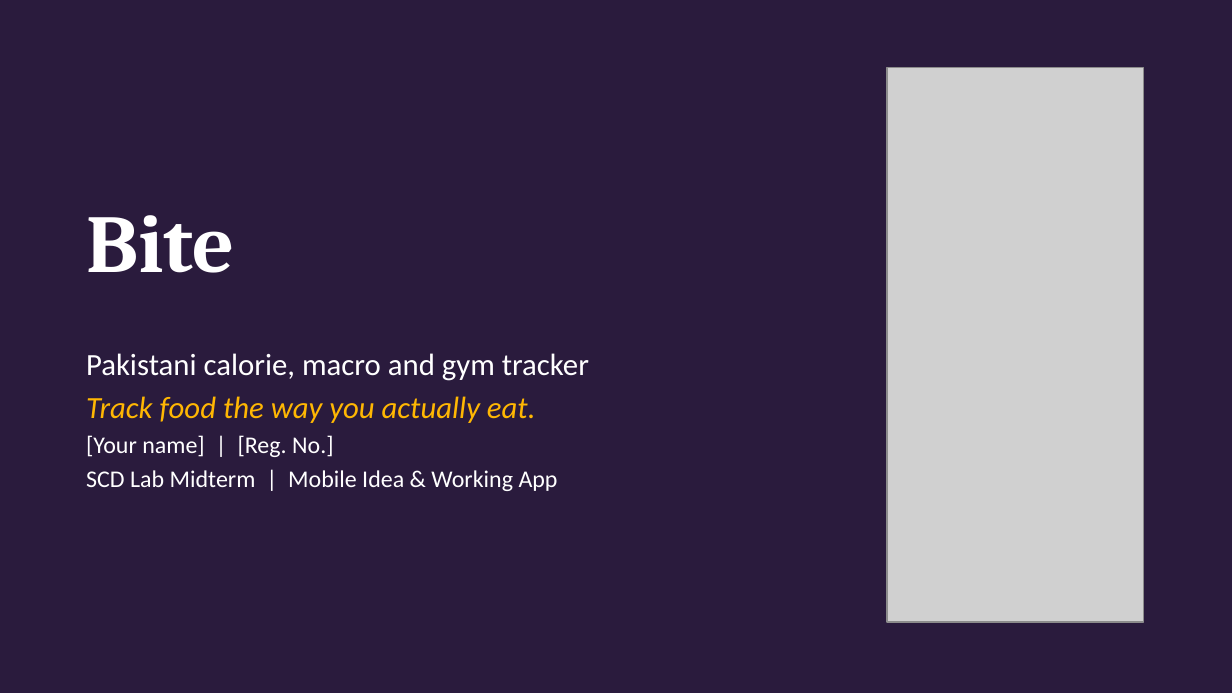
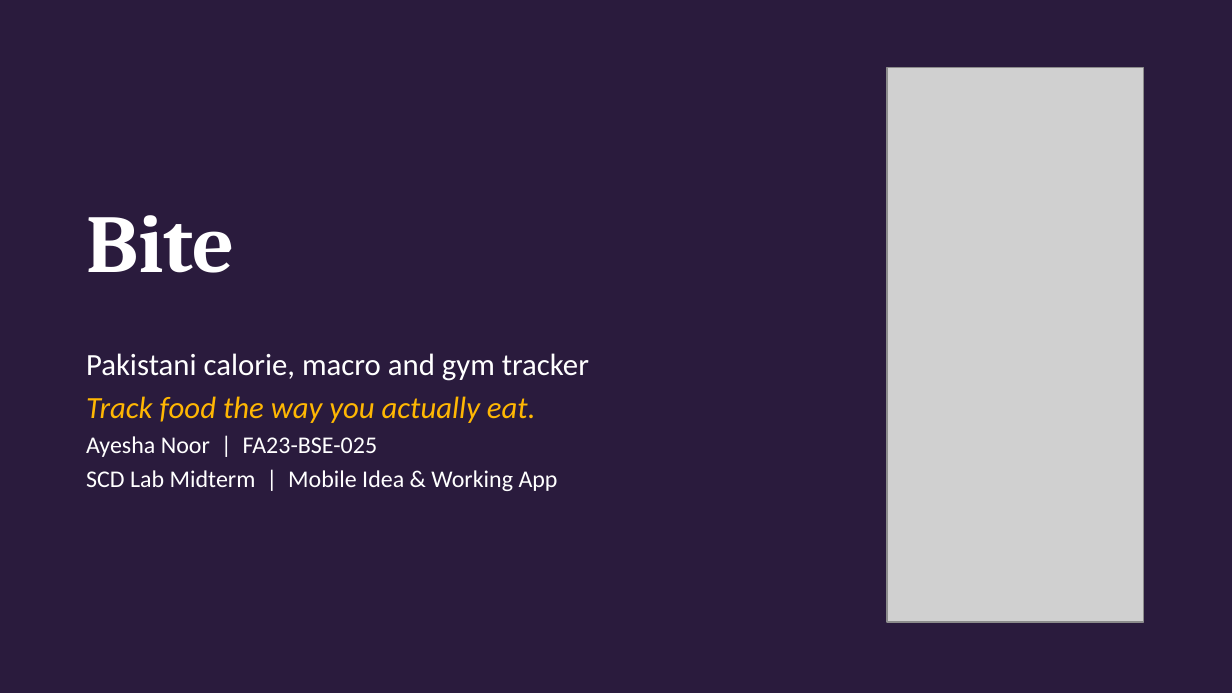
Before and after one commit to alinaraza2017/bite, a slide deck: slide 1 of submission/Bite_Presentation.pptx. Drawn at 1232x693 pixels with LibreOffice and Linux fonts; fonts in the diff are those of the drawing; grey boxes stand for pictures. Boxes give left, top, right and bottom in pixels: in the first picture for what was removed or moved away, otherwise in the second. Text is boxed around its words. In the diff, an @@ line names an element or a change of style, - is before the commit and + after.

```diff
--- a/submission/Bite_Presentation.pptx
+++ b/submission/Bite_Presentation.pptx
@@ text at [86,436,377,457]: text changed @@
-[Your name] | [Reg. No.]
+Ayesha Noor | FA23-BSE-025
```
Also in this commit, not shown: 3 other files.
